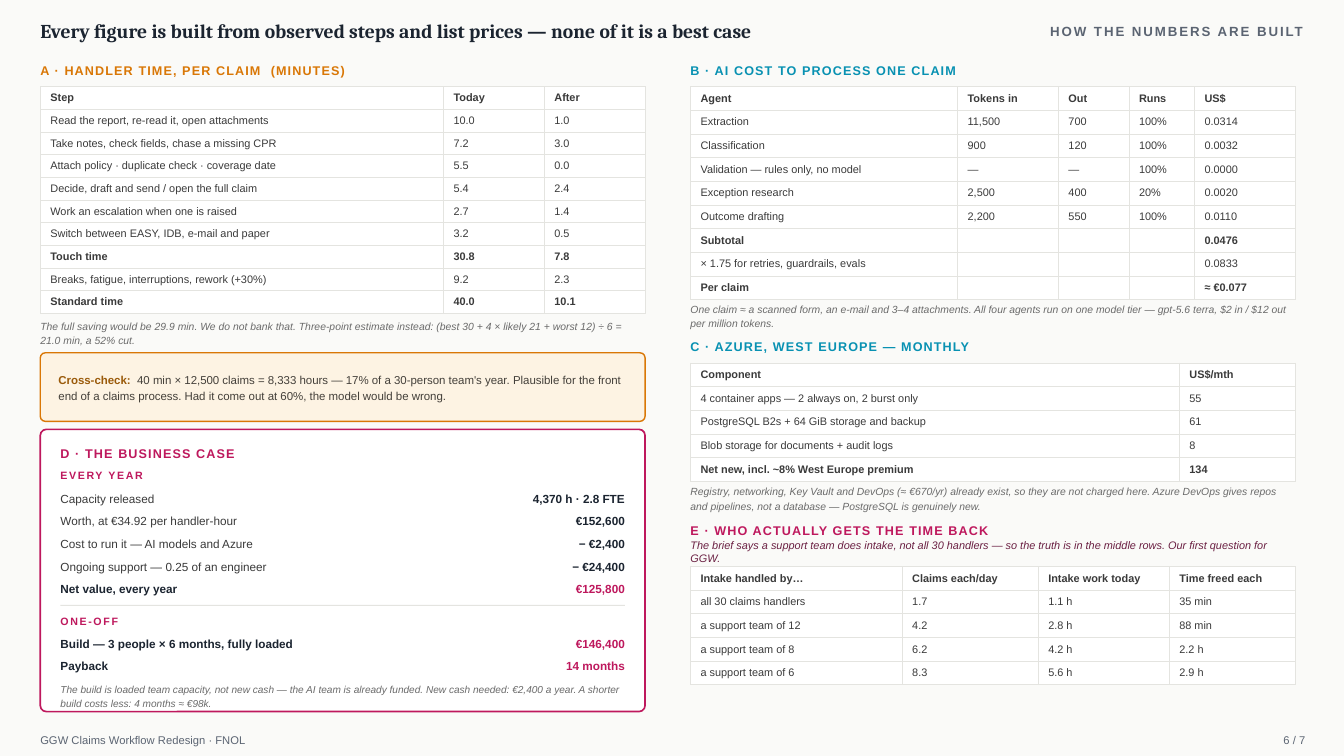
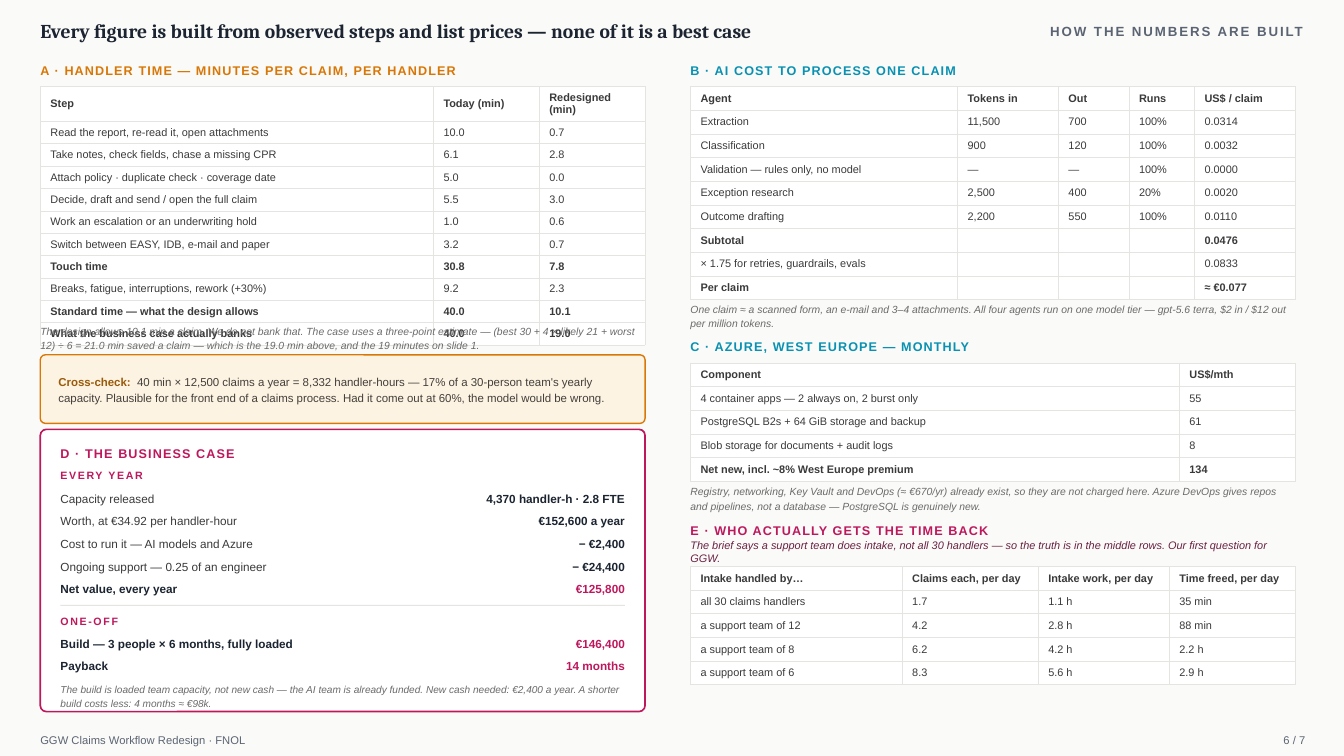
Before and after one commit to utkarshkingh/ggw_casestudy, a slide deck: slide 6 of case-study/deck/GGW_FNOL_Redesign.pptx. Drawn at 1344x756 pixels with LibreOffice and Linux fonts; fonts in the diff are those of the drawing. Boxes give left, top, right and bottom in pixels: in the first picture for what was removed or moved away, otherwise in the second. Text is boxed around its words. In the diff, an @@ line names an element or a change of style, - is before the commit and + after.

```diff
--- a/case-study/deck/GGW_FNOL_Redesign.pptx
+++ b/case-study/deck/GGW_FNOL_Redesign.pptx
@@ table at [40, 87, 645, 344] @@
-row 1, column 2: Today
+row 1, column 2: Today (min)
-row 1, column 3: After
+row 1, column 3: Redesigned (min)
-row 2, column 3: 1.0
+row 2, column 3: 0.7
-row 3, column 2: 7.2
+row 3, column 2: 6.1
-row 3, column 3: 3.0
+row 3, column 3: 2.8
-row 4, column 2: 5.5
+row 4, column 2: 5.0
-row 5, column 2: 5.4
+row 5, column 2: 5.5
-row 5, column 3: 2.4
+row 5, column 3: 3.0
-row 6: Work an escalation when one is raised | 2.7 | 1.4
+row 6: Work an escalation or an underwriting hold | 1.0 | 0.6
-row 7, column 3: 0.5
+row 7, column 3: 0.7
-row 10: Standard time | 40.0 | 10.1
+row 10: Standard time — what the design allows | 40.0 | 10.1
+row 11: What the business case actually banks | 40.0 | 19.0
@@ text at [40, 66, 455, 77]: text changed @@
-A · HANDLER TIME, PER CLAIM (MINUTES)
+A · HANDLER TIME — MINUTES PER CLAIM, PER HANDLER
@@ table at [691, 87, 1296, 295] @@
-row 1, column 5: US$
+row 1, column 5: US$ / claim
@@ text at [40, 327, 549, 351]: text changed @@
-The full saving would be 29.9 min. We do not bank that. Three-point estimate instead: (best 30 + 4 × likely 21 + worst 12) ÷ 6 = 21.0 min, a 52% cut.
+The design allows 10.1 min a claim. We do not bank that. The case uses a three-point estimate — (best 30 + 4 × likely 21 + worst 12) ÷ 6 = 21.0 min saved a claim — which is the 19.0 min above, and the 19 minutes on slide 1.
@@ text at [58, 377, 604, 405]: text changed @@
-Cross-check: 40 min × 12,500 claims = 8,333 hours — 17% of a 30-person team's year. Plausible for the front end of a claims process. Had it come out at 60%, the model would be wrong.
+Cross-check: 40 min × 12,500 claims a year = 8,332 handler-hours — 17% of a 30-person team's yearly capacity. Plausible for the front end of a claims process. Had it come out at 60%, the model would be wrong.
@@ text at [486, 494, 624, 505]: text changed @@
-4,370 h · 2.8 FTE
+4,370 handler-h · 2.8 FTE
@@ text at [539, 517, 625, 528]: text changed @@
-€152,600
+€152,600 a year
@@ table at [691, 567, 1296, 682] @@
-row 1: Intake handled by… | Claims each/day | Intake work today | Time freed each
+row 1: Intake handled by… | Claims each, per day | Intake work, per day | Time freed, per day
```
Also in this commit, not shown: 1 other slide changed, 3 other files.
